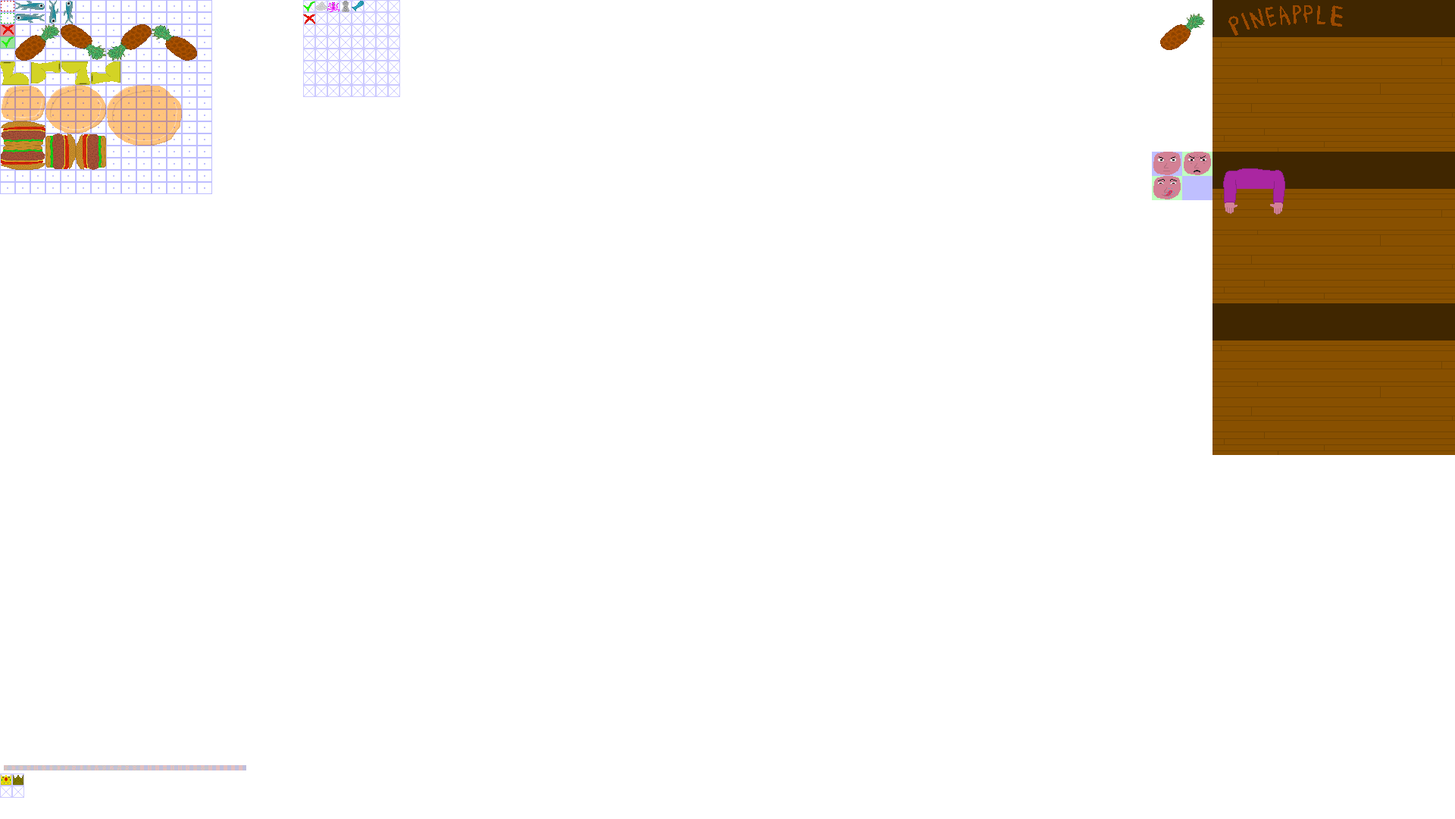
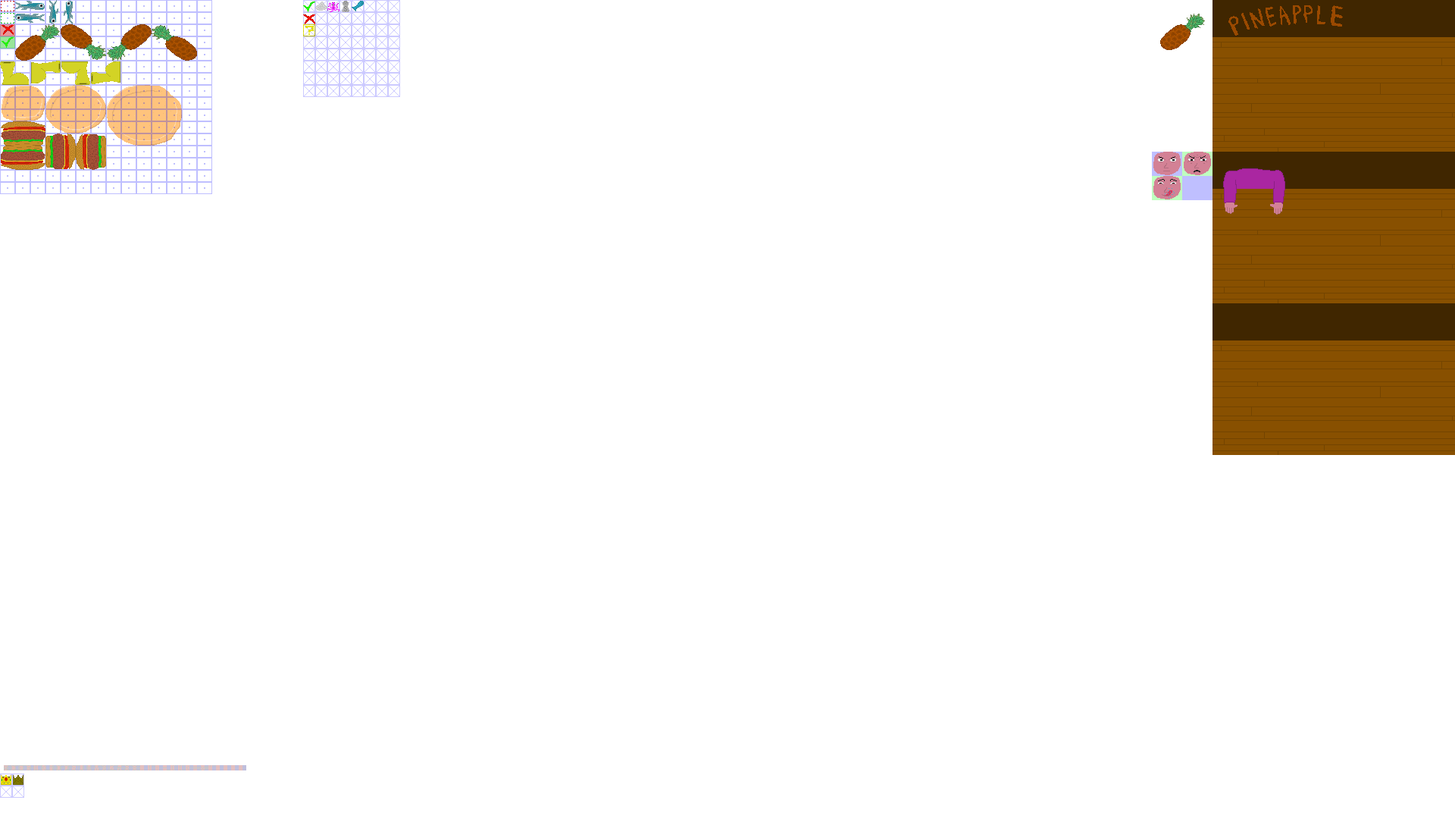
Revision of a layered 1455 × 819 image; what changed, layer by layer:
added layer "help" above "pizzagrid" over bbox(303, 24, 316, 37)
